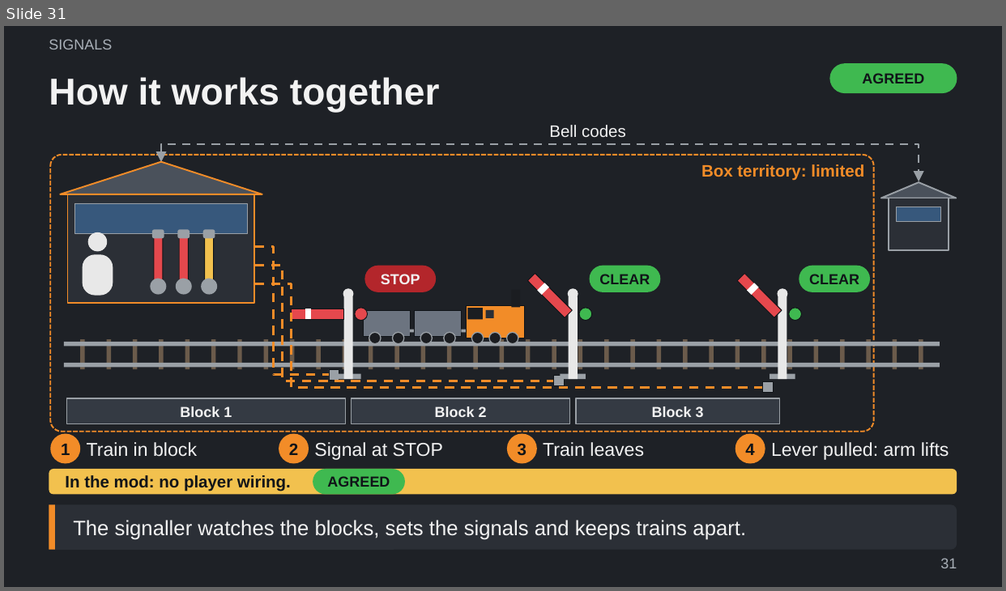
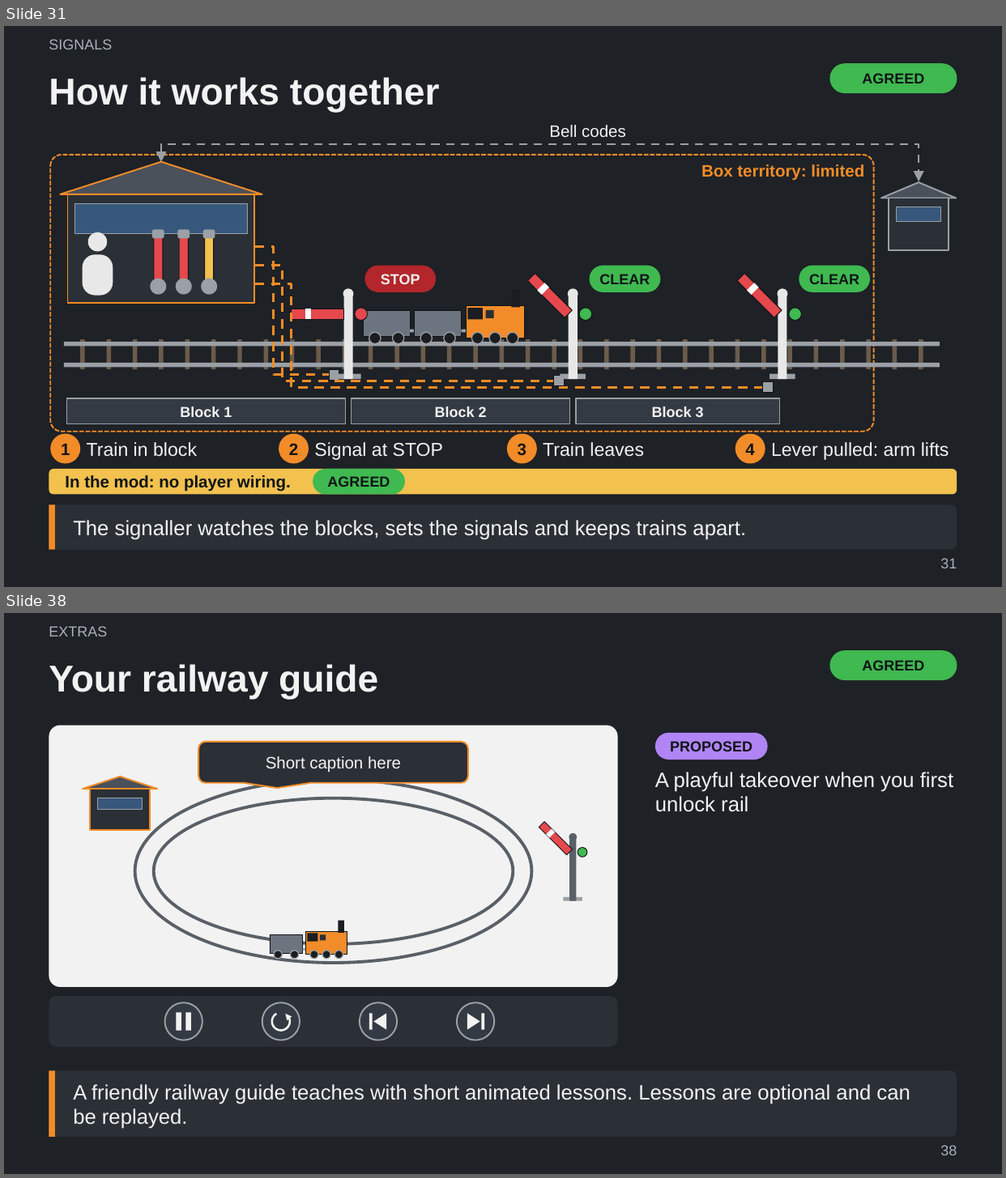
Before and after one commit to Tarenkookoo/Satisfactory---Early-Locomotion, a slide deck: Reporting/Claude Presents/Early_Locomotion_Explained.pptx. Shown one above the other, each under a label of ours: slide 31 before the commit, slides 31 and 38 after it; the slides between them are not shown. The pictures are 1006x591 and 1006x1178 pixels, drawn with LibreOffice and Linux fonts; fonts in the diff are those of the drawing. Boxes give left, top, right and bottom in pixels: in the first picture for what was removed or moved away, otherwise in the second. Text is boxed around its words. In the diff, an @@ line names an element or a change of style, - is before the commit and + after.

```diff
--- a/Reporting/Claude Presents/Early_Locomotion_Explained.pptx
+++ b/Reporting/Claude Presents/Early_Locomotion_Explained.pptx
@@ slide 38 added at bbox=[4, 613, 1002, 1174], background #1E2126 @@
@@ text added at bbox=[49, 626, 107, 636], 14 pt, text #A9B0B8 @@
+EXTRAS
@@ rounded rectangle added at bbox=[829, 650, 957, 680], fill #3FB950, 14 pt, text #101418, bold @@
+AGREED
@@ title added at bbox=[49, 664, 378, 699], 36 pt, text #F2F2F2, bold @@
+Your railway guide
@@ rounded rectangle added at bbox=[655, 733, 768, 760], fill #B084F5, 14 pt, text #101418, bold @@
+PROPOSED
@@ text added at bbox=[655, 772, 953, 812], 20 pt, text #F2F2F2 @@
+A playful takeover when you first unlock rail
@@ group added at bbox=[49, 726, 618, 1047]: 14 rectangles, 13 ellipses, 6 freeform shapes, 2 rounded rectangles, 1 rounded speech box @@
+Short caption here
@@ rounded rectangle added at bbox=[49, 1071, 957, 1137], fill #2B2F36, 20 pt, text #F2F2F2 @@
+A friendly railway guide teaches with short animated lessons. Lessons are optional and can be replayed.
@@ rectangle added at bbox=[49, 1071, 55, 1137], fill #F28C28 @@
@@ page number added at bbox=[940, 1145, 957, 1156], 14 pt, text #A9B0B8 @@
+38
```
Also in this commit, not shown: 10 other slides added, 5 other files.
